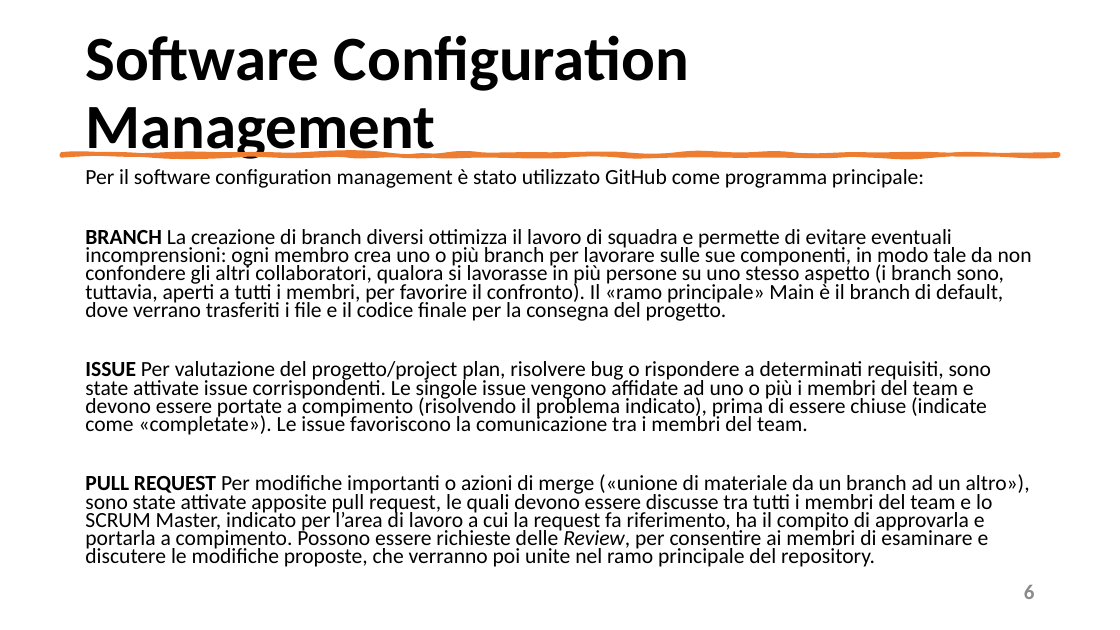
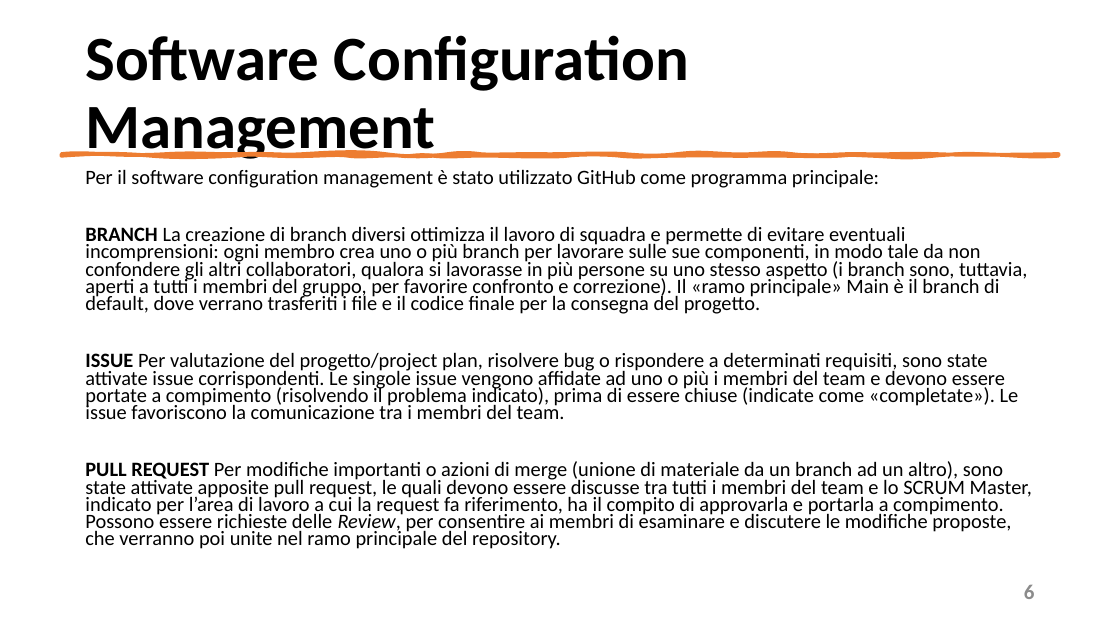
Before and after one commit to mangilimatteo/Progetto_Ingegneria_Software_Cattaneo_Mangili_Saini, a slide deck: slide 6 of Presentazione/Presentazione_Progetto.pptx. Drawn at 1120x630 pixels with LibreOffice and Linux fonts; fonts in the diff are those of the drawing. Boxes give left, top, right and bottom in pixels: in the first picture for what was removed or moved away, otherwise in the second. Text is boxed around its words. In the diff, an @@ line names an element or a change of style, - is before the commit and + after.

```diff
--- a/Presentazione/Presentazione_Progetto.pptx
+++ b/Presentazione/Presentazione_Progetto.pptx
@@ text at bbox=[85, 169, 1019, 419]: size 18.5 to 17.5 pt in "Per il software configuration management è stato ...", "ISSUE Per valutazione del progetto/project plan, risolvere ..." @@
@@ text at bbox=[85, 226, 1027, 314]: text changed; size 18.5 to 17.5 pt @@
-BRANCH La creazione di branch diversi ottimizza il lavoro di squadra e permette di evitare eventuali incomprensioni: ogni membro crea uno o più branch per lavorare sulle sue componenti, in modo tale da non confondere gli altri collaboratori, qualora si lavorasse in più persone su uno stesso aspetto (i branch sono, tuttavia, aperti a tutti i membri, per favorire il confronto). Il «ramo principale» Main è il branch di default, dove verrano trasferiti i file e il codice finale per la consegna del progetto.
+BRANCH La creazione di branch diversi ottimizza il lavoro di squadra e permette di evitare eventuali incomprensioni: ogni membro crea uno o più branch per lavorare sulle sue componenti, in modo tale da non confondere gli altri collaboratori, qualora si lavorasse in più persone su uno stesso aspetto (i branch sono, tuttavia, aperti a tutti i membri del gruppo, per favorire confronto e correzione). Il «ramo principale» Main è il branch di default, dove verrano trasferiti i file e il codice finale per la consegna del progetto.
@@ text at bbox=[85, 461, 1032, 549]: text changed; size 18.5 to 17.5 pt @@
-PULL REQUEST Per modifiche importanti o azioni di merge («unione di materiale da un branch ad un altro»), sono state attivate apposite pull request, le quali devono essere discusse tra tutti i membri del team e lo SCRUM Master, indicato per l’area di lavoro a cui la request fa riferimento, ha il compito di approvarla e portarla a compimento. Possono essere richieste delle Review, per consentire ai membri di esaminare e discutere le modifiche proposte, che verranno poi unite nel ramo principale del repository.
+PULL REQUEST Per modifiche importanti o azioni di merge (unione di materiale da un branch ad un altro), sono state attivate apposite pull request, le quali devono essere discusse tra tutti i membri del team e lo SCRUM Master, indicato per l’area di lavoro a cui la request fa riferimento, ha il compito di approvarla e portarla a compimento. Possono essere richieste delle Review, per consentire ai membri di esaminare e discutere le modifiche proposte, che verranno poi unite nel ramo principale del repository.
```
Also in this commit, not shown: 10 other slides changed, 1 other file.
